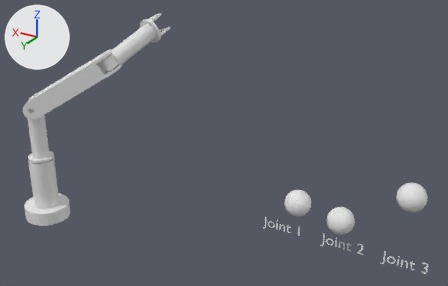
The Blender file final year project/Assets/DH notation example 1.blend as it was, and as the next commit left it.
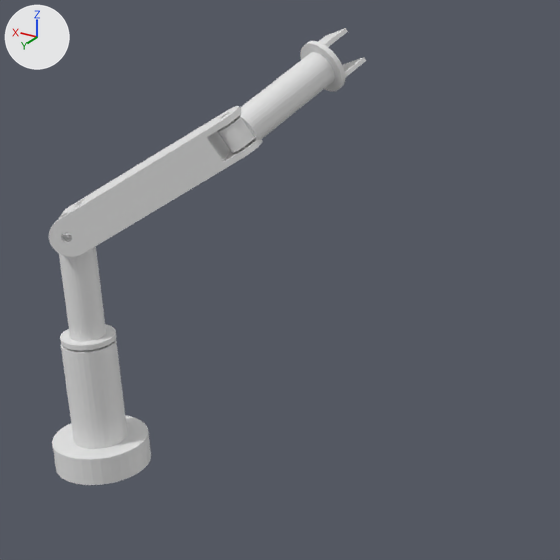
There are two pictures of each version: one whole from a 50 mm lens placed at (-17.86, 15.6, 12.94), pointed at (-7.34, -1.95, 4.17), one close up on the part from 0% to 58% of the width and 0% to 91% of the height. Every picture has the same lights, and +X, +Y and +Z are marked at upper left.

The scene before the commit, as lines of its bpy script (objects in view):
```python
me_cube_002 = bpy.data.meshes.new('Cube.002')
me_cube_002.from_pydata(...)  # 426 vertices, 235 faces; spans x -10.2..1.2, y -1.0..1.0, z -1.0..1.0
me_cylinder_002 = bpy.data.meshes.new('Cylinder.002')
me_cylinder_002.from_pydata(...)  # 344 vertices, 264 faces; spans x -1.0..1.0, y -1.0..1.0, z -57.3..5.6
me_cylinder_003 = bpy.data.meshes.new('Cylinder.003')
me_cylinder_003.from_pydata(...)  # 128 vertices, 98 faces; spans x -1.79..1.79, y -1.79..1.79, z -1.55..1.0
ob_base = bpy.data.objects.new('Base', me_cylinder_003)
ob_base.location = (0.0, 0.0, 1.57)
ob_base.scale = (0.5, 0.5, 1.0)
ob_joint_2 = bpy.data.objects.new('Joint 2', me_cube_002)
ob_joint_2.location = (-0.11, 0.01, 4.82)
ob_joint_2.rotation_euler = (0.0, 0.533, 0.569)  # degrees (0, 31, 33)
ob_joint_2.scale = (0.364, 0.364, 0.364)
ob_joint_3 = bpy.data.objects.new('Joint 3', me_cylinder_002)
ob_joint_3.location = (-2.67, -1.53, 6.57)
ob_joint_3.rotation_euler = (-1.167, -2.783, -0.313)  # degrees (-67, -159, -18)
ob_joint_3.scale = (0.5, 0.5, 0.05)
# also in view: 'Joint 1' at (0.0, -0.01, 3.89)
```
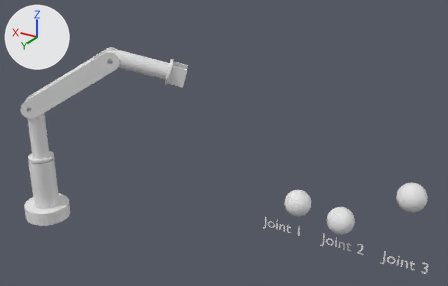
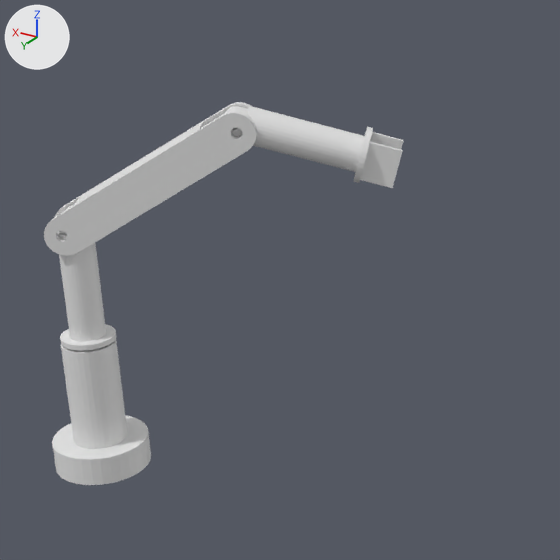
The change in detail:
me_cube_002 is used by ob_joint_2; location (-0.11, 0.01, 4.82); rotation (0.0, 0.533, 0.569), in degrees (0, 31, 33); scale (0.364, 0.364, 0.364).
me_cube_002 had 426 vertices, 235 faces and spanned x -10.2..1.2, y -1.0..1.0, z -1.0..1.0.
me_cube_002 now has 446 vertices, 259 faces, 8 loose edges and spans x -10.78..1.2, y -1.0..1.0, z -1.0..1.0.
me_cube_002 part 1: 7 vertices moved from x -9.46..-8.35, y -1.0..1.0, z -1.0..1.0 to x -8.35, y -1.0..0.6, z -1.0..1.0; 197 vertices removed from x -10.2..-8.35, y -1.0..1.0, z -1.0..1.0; 217 vertices added at x -10.78..-8.35, y -1.0..1.0, z -1.0..1.0.
Object 'Joint 2' (ob_joint_2) moves from (-0.11, 0.01, 4.82) to (0.01, 0.01, 4.82).
Object 'Joint 3' (ob_joint_3) moves from (-2.67, -1.53, 6.57) to (-2.57, -1.67, 6.71).
Object 'Joint 3' (ob_joint_3) turns from (-67, -159, -18) to (0, 74, 33) degrees about x, y and z.

What differs and where, as boxes [x1, y1, x2, y2] in the close-ups (560 x 560 px; the box of a moved part takes in the faces that stretch with it):
'Joint 2', reshaped, moved
    before: [49, 106, 263, 257]
    after: [44, 102, 257, 256]
'Joint 3', moved, turned
    before: [217, 28, 366, 153]
    after: [226, 106, 403, 188]
part 1 of me_cube_002, moved or reshaped
    before: [203, 106, 263, 167]
    after: [73, 102, 257, 207]
